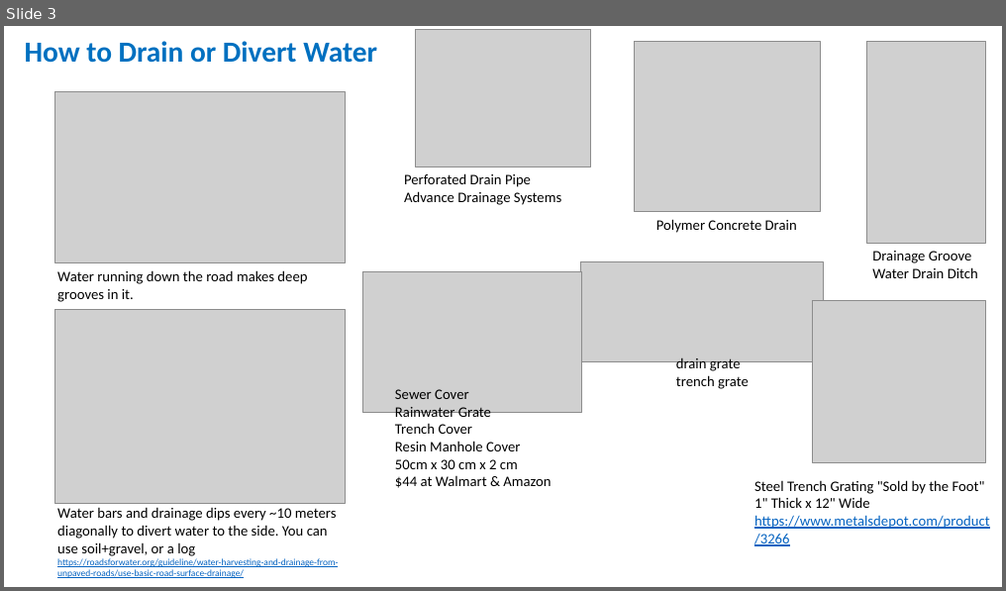
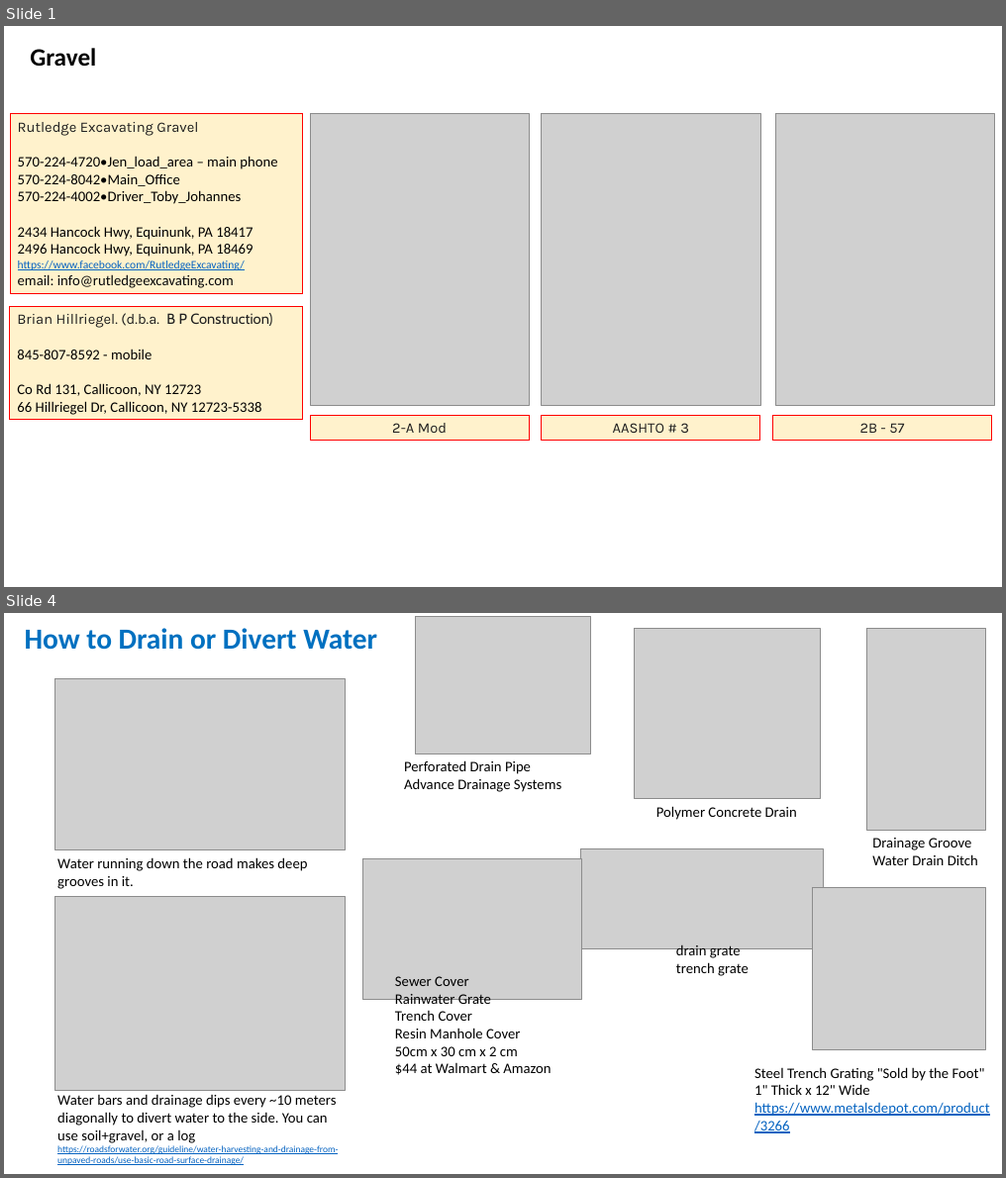
Before and after one commit to lselector/misc_farm, a slide deck: misc/water_drainage.pptx. Shown one above the other, each under a label of ours: slide 3 before the commit, slides 1 and 4 after it; the slides between them are not shown. The pictures are 1006x591 and 1006x1178 pixels, drawn with LibreOffice and Linux fonts; fonts in the diff are those of the drawing; grey boxes stand for pictures. Boxes give left, top, right and bottom in pixels: in the first picture for what was removed or moved away, otherwise in the second. Text is boxed around its words. In the diff, an @@ line names an element or a change of style, - is before the commit and + after.

```diff
--- a/misc/water_drainage.pptx
+++ b/misc/water_drainage.pptx
@@ slide 1 added at (4,26,1002,587), background #FFFFFF @@
@@ text added at (30,48,96,67), 24 pt, text #000000, bold @@
+Gravel
@@ rectangle added at (10,114,303,294), fill #FFF2CC, outline #FF0000 0.75 pt, 14 pt, text #000000 @@
+Rutledge Excavating Gravel
+570-224-4720•Jen_load_area – main phone
+570-224-8042•Main_Office
+570-224-4002•Driver_Toby_Johannes
+2434 Hancock Hwy, Equinunk, PA 18417
+2496 Hancock Hwy, Equinunk, PA 18469
+https://www.facebook.com/RutledgeExcavating/
+email: info@rutledgeexcavating.com
@@ picture added at (310,113,529,405) @@
@@ picture added at (542,113,760,405) @@
@@ picture added at (776,113,994,405) @@
@@ rectangle added at (10,307,303,420), fill #FFF2CC, outline #FF0000 0.75 pt, 14 pt, text #000000 @@
+Brian Hillriegel. (d.b.a. B P Construction)
+845-807-8592 - mobile
+Co Rd 131, Callicoon, NY 12723
+66 Hillriegel Dr, Callicoon, NY 12723-5338
@@ rectangle added at (310,415,529,441), fill #FFF2CC, outline #FF0000 0.75 pt, 14 pt, text #1F1F1F @@
+2-A Mod
@@ rectangle added at (542,415,760,441), fill #FFF2CC, outline #FF0000 0.75 pt, 14 pt, text #1F1F1F @@
+AASHTO # 3
@@ rectangle added at (773,415,991,441), fill #FFF2CC, outline #FF0000 0.75 pt, 14 pt, text #1F1F1F @@
+2B - 57
@@ what was slide 3 is now slide 4 @@
```
Also in this commit, not shown: 1 slide changed, 1 other slide added.
